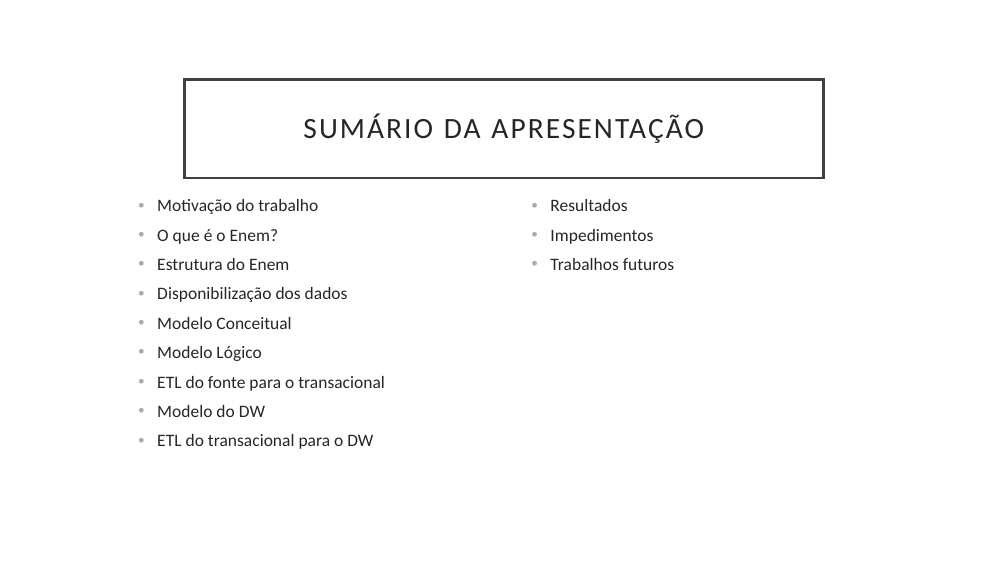
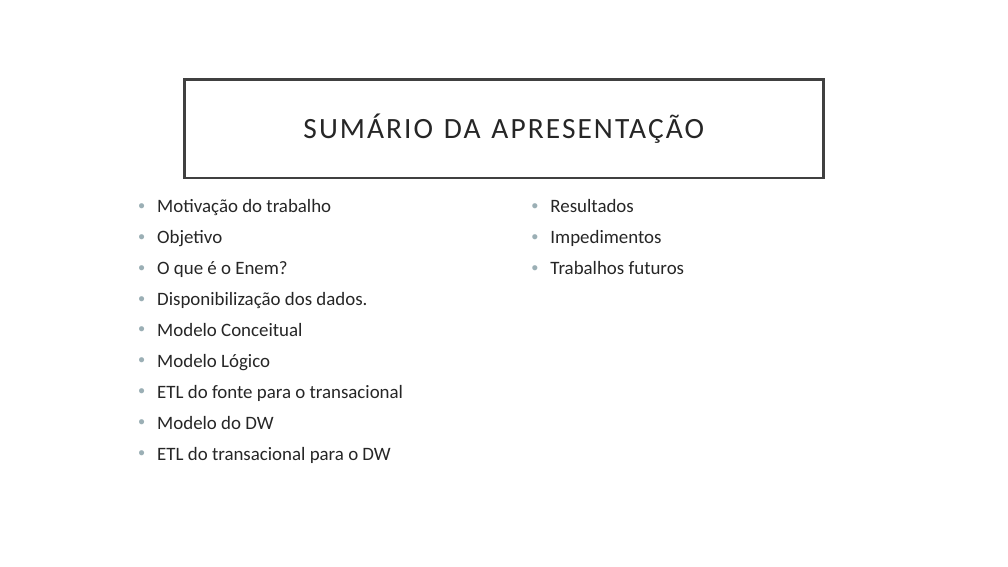
Before and after one commit to martins9/repositoriomonografia, a slide deck: slide 2 of Apresentação_Monografia.pptx. Drawn at 1008x567 pixels with LibreOffice and Linux fonts; fonts in the diff are those of the drawing. Boxes give left, top, right and bottom in pixels: in the first picture for what was removed or moved away, otherwise in the second. Text is boxed around its words. In the diff, an @@ line names an element or a change of style, - is before the commit and + after.

```diff
--- a/Apresentação_Monografia.pptx
+++ b/Apresentação_Monografia.pptx
@@ text at (157, 199, 403, 463): size 16.6 to 18 pt in "Motivação do trabalho", "O que é o Enem?", "Modelo Conceitual", "Modelo Lógico" and 3 more places @@
@@ text "Resultados" at (550, 199, 685, 274): size 16.6 to 18 pt @@
@@ text at (157, 230, 222, 246): paragraph added @@
+• Objetivo
@@ text at (157, 292, 367, 308): text changed; size 16.6 to 18 pt @@
-• Estrutura do Enem
-• Disponibilização dos dados
+• Disponibilização dos dados.
```
Also in this commit, not shown: 4 other slides changed, 3 slides added.
